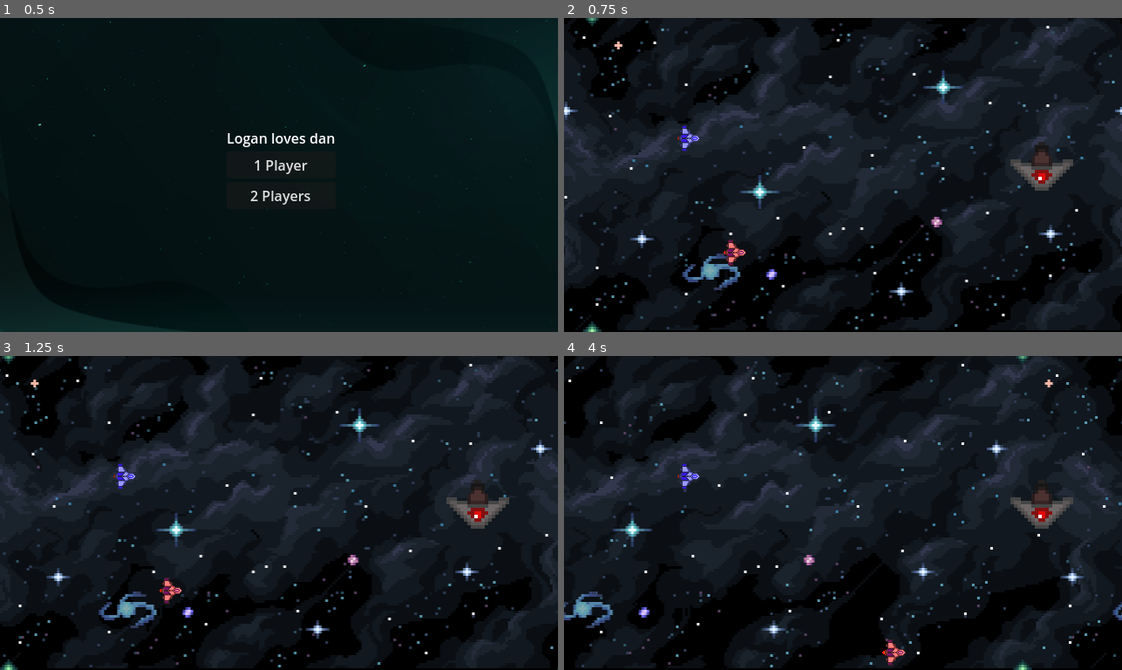
Above: before the commit, frames 1-4 (two rows, left to right).
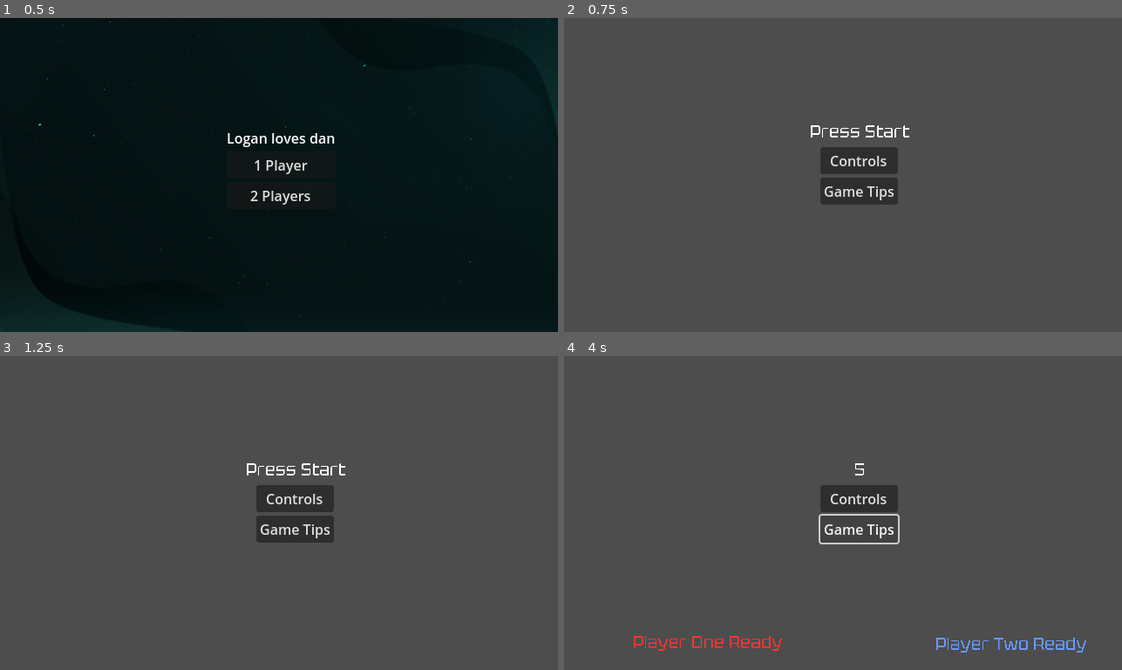
Above: after the commit, the same moments.

Repository: IsThisShadow/DogeFire-Duo
Game: Godot game, scene res://MainMenu.tscn
Same seed, same stepped clock (60 frames per second), same inputs: the game is played once before the commit and once after it.
Inputs (mouse positions are in pixels of both pictures, inside the frame that each line leads up to):
- Up to frame 1 (0.5 s): no input
- Up to frame 2 (0.75 s): click "2 Players" at 0.5 s
- Up to frame 3 (1.25 s): no input
- Up to frame 4 (4 s): click (859, 497) at 1.25 s, where only the run after the commit has a clickable "Controls"; click (859, 528) at 2 s, where only the run after the commit has a clickable "Game Tips"; tap Enter at 2.75 s; hold D (p1_right) 2.78-3.53 s; tap O (p1_start) at 2.85, 3.8 s; tap . (p2_start) at 3.05, 3.6 s; hold S (p1_down) from 3.53 s (still down)

Frame 1 is identical in both runs. In frame 2, 98% of the frame differs, in the area x 0-100%, y 0-100%; in frame 3, 98%; in frame 4, 99%.

Commit message:
Added more Gui

Diff:
--- a/characterBodyP1.tscn
+++ b/characterBodyP1.tscn
@@ -102,11 +102,11 @@
 
 [sub_resource type="AnimationLibrary" id="AnimationLibrary_dd465"]
 _data = {
-"Death_p1": SubResource("Animation_44cfe"),
-"Idle_p1": SubResource("Animation_ij6vw"),
-"PermaDeath": SubResource("Animation_h3jpu"),
-"RESET": SubResource("Animation_ghijl"),
-"reviveNeed_p1": SubResource("Animation_4epen")
+&"Death_p1": SubResource("Animation_44cfe"),
+&"Idle_p1": SubResource("Animation_ij6vw"),
+&"PermaDeath": SubResource("Animation_h3jpu"),
+&"RESET": SubResource("Animation_ghijl"),
+&"reviveNeed_p1": SubResource("Animation_4epen")
 }
 
 [sub_resource type="CircleShape2D" id="CircleShape2D_4epen"]
@@ -131,7 +131,7 @@
 
 [node name="AnimationPlayer_p1" type="AnimationPlayer" parent="Sprite_p1"]
 libraries = {
-"": SubResource("AnimationLibrary_dd465")
+&"": SubResource("AnimationLibrary_dd465")
 }
 autoplay = "PermaDeath"
 
--- a/characterBodyP2.tscn
+++ b/characterBodyP2.tscn
@@ -102,11 +102,11 @@
 
 [sub_resource type="AnimationLibrary" id="AnimationLibrary_e6rgf"]
 _data = {
-"Idle_p2": SubResource("Animation_ci73e"),
-"PermaDeath": SubResource("Animation_8h461"),
-"RESET": SubResource("Animation_67u87"),
-"death_p2": SubResource("Animation_e6rgf"),
-"reviveNeed_p2": SubResource("Animation_vhl5d")
+&"Idle_p2": SubResource("Animation_ci73e"),
+&"PermaDeath": SubResource("Animation_8h461"),
+&"RESET": SubResource("Animation_67u87"),
+&"death_p2": SubResource("Animation_e6rgf"),
+&"reviveNeed_p2": SubResource("Animation_vhl5d")
 }
 
 [sub_resource type="CircleShape2D" id="CircleShape2D_ci73e"]
@@ -132,7 +132,7 @@
 
 [node name="AnimationPlayer_p2" type="AnimationPlayer" parent="Sprite_p2"]
 libraries = {
-"": SubResource("AnimationLibrary_e6rgf")
+&"": SubResource("AnimationLibrary_e6rgf")
 }
 
 [node name="CollisionShape2D_p2" type="CollisionPolygon2D" parent="."]
--- a/characterBody_P1.gd
+++ b/characterBody_P1.gd
@@ -4,7 +4,7 @@
 @onready var progress_bar: ProgressBar = $ReviveZone/ReviveProgressBar
 @onready var revive_label: Label = $ReviveLabel
 @onready var revive_count_label: Label = $ReviveCountLabel
-@onready var death_announcement: Label = get_node("/root/Main/DeathAnnouncement")
+@onready var death_announcement: Label = get_node("/root/MainLvl_1/DeathAnnouncement")
 @onready var weapon_container: Node2D = $WeaponContainer
 
 # Weapon system
--- a/characterBody_P2.gd
+++ b/characterBody_P2.gd
@@ -4,7 +4,7 @@
 @onready var progress_bar: ProgressBar = $ReviveZone_p2/ReviveProgressBar_p2
 @onready var revive_label: Label = $ReviveLabel_p2
 @onready var revive_count_label: Label = $ReviveCountLabel_p2
-@onready var death_announcement: Label = get_node("/root/Main/DeathAnnouncement")
+@onready var death_announcement: Label = get_node("/root/MainLvl_1/DeathAnnouncement")
 @onready var revive_timer_label: Label = $ReviveCountdownLabel_p2
 @onready var weapon_container = $WeaponContainer
 @onready var shoot_point = $WeaponContainer/Marker2D
--- /dev/null
+++ b/mainMenu_2.gd
@@ -0,0 +1,76 @@
+extends Control
+
+var p1_ready := false
+var p2_ready := false
+var is_two_player_mode := false
+var countdown_started := false
+
+func _ready():
+	# Hide "Ready!" labels at start
+	$ReadyWrapperP1/ReadyLabelP1.visible = false
+	$ReadyWrapperP2/ReadyLabelP2.visible = false
+
+	# Set red color for P1, blue for P2
+	$ReadyWrapperP1/ReadyLabelP1.add_theme_color_override("font_color", Color(1, 0.2, 0.2))  # Red
+	$ReadyWrapperP2/ReadyLabelP2.add_theme_color_override("font_color", Color(0.4, 0.6, 1.0))  # Blue
+
+	# Set initial label text
+	$VBoxContainer/CountdownWrapper/CountdownLabel.text = "Press Start"
+
+func _process(delta):
+	if countdown_started:
+		return  # Don't allow new inputs once countdown starts
+
+	if Input.is_action_just_pressed("p1_start") and not p1_ready:
+		p1_ready = true
+		$ReadyWrapperP1/ReadyLabelP1.visible = true
+		$ReadyWrapperP1/ReadyAnimatorP1.play("ZoomIn")
+		print("P1 is ready!")
+
+	if is_two_player_mode:
+		if Input.is_action_just_pressed("p2_start") and not p2_ready:
+			p2_ready = true
+			$ReadyWrapperP2/ReadyLabelP2.visible = true
+			$ReadyWrapperP2/ReadyAnimatorP2.play("ZoomIn")
+			print("P2 is ready!")
+
+		if p1_ready and p2_ready:
+			start_countdown()
+	else:
+		if p1_ready:
+			start_countdown()
+
+func start_countdown():
+	countdown_started = true
+	print(">> Starting countdown!")
+	await countdown()
+
+func countdown():
+	for i in range(5, 0, -1):
+		$VBoxContainer/CountdownWrapper/CountdownLabel.text = str(i)
+		$VBoxContainer/CountdownWrapper/CountdownAnimator.play("CountdownPulse")
+		await get_tree().create_timer(1.0).timeout
+
+	$VBoxContainer/CountdownWrapper/CountdownLabel.text = "Starting!"
+	$VBoxContainer/CountdownWrapper/CountdownAnimator.play("CountdownPulse")
+	await get_tree().create_timer(0.5).timeout
+	start_game()
+
+func start_game():
+	print("Both players ready! Starting game...")
+
+	var scene_path = "res://scripts/PlayerScripts/Levels/mainLvl_1.tscn"
+	var packed_scene = load(scene_path)
+
+	if packed_scene:
+		var game_scene = packed_scene.instantiate()
+		game_scene.set_2_players(is_two_player_mode)
+
+		var current = get_tree().current_scene
+		if current:
+			current.queue_free()
+
+		get_tree().get_root().add_child(game_scene)
+		get_tree().current_scene = game_scene
+	else:
+		print("Failed to load scene:", scene_path)
--- /dev/null
+++ b/mainMenu_2.tscn
@@ -0,0 +1,210 @@
+[gd_scene load_steps=12 format=3 uid="uid://c08ttg78rqsvj"]
+
+[ext_resource type="Script" uid="uid://bhrw00eoqlu3q" path="res://mainMenu_2.gd" id="1_tbxbm"]
+[ext_resource type="FontFile" uid="uid://q6c0g5avw7b" path="res://Tektur/Tektur-VariableFont_wdth,wght.ttf" id="2_20xwr"]
+
+[sub_resource type="Animation" id="Animation_tbxbm"]
+resource_name = "CountdownPulse"
+length = 0.5
+step = 0.1
+tracks/0/type = "value"
+tracks/0/imported = false
+tracks/0/enabled = true
+tracks/0/path = NodePath("CountdownWrapper:scale")
+tracks/0/interp = 1
+tracks/0/loop_wrap = true
+tracks/0/keys = {
+"times": PackedFloat32Array(0, 0.1, 0.3, 0.5),
+"transitions": PackedFloat32Array(1, 1, 1, 1),
+"update": 0,
+"values": [Vector2(1, 1), Vector2(1.4, 1.4), Vector2(0.9, 0.9), Vector2(1, 1)]
+}
+
+[sub_resource type="Animation" id="Animation_20xwr"]
+length = 0.001
+tracks/0/type = "value"
+tracks/0/imported = false
+tracks/0/enabled = true
+tracks/0/path = NodePath("CountdownWrapper:scale")
+tracks/0/interp = 1
+tracks/0/loop_wrap = true
+tracks/0/keys = {
+"times": PackedFloat32Array(0),
+"transitions": PackedFloat32Array(1),
+"update": 0,
+"values": [Vector2(1, 1)]
+}
+
+[sub_resource type="AnimationLibrary" id="AnimationLibrary_80tsv"]
+_data = {
+&"CountdownPulse": SubResource("Animation_tbxbm"),
+&"RESET": SubResource("Animation_20xwr")
+}
+
+[sub_resource type="Animation" id="Animation_80tsv"]
+resource_name = "ZoomIn"
+tracks/0/type = "value"
+tracks/0/imported = false
+tracks/0/enabled = true
+tracks/0/path = NodePath("ReadyWrapperP1:scale")
+tracks/0/interp = 1
+tracks/0/loop_wrap = true
+tracks/0/keys = {
+"times": PackedFloat32Array(0, 0.2, 0.4),
+"transitions": PackedFloat32Array(1, 1, 1),
+"update": 0,
+"values": [Vector2(0.9, 0.9), Vector2(1.05, 1.05), Vector2(1, 1)]
+}
+
+[sub_resource type="Animation" id="Animation_otx5p"]
+length = 0.001
+tracks/0/type = "value"
+tracks/0/imported = false
+tracks/0/enabled = true
+tracks/0/path = NodePath("ReadyWrapperP1:scale")
+tracks/0/interp = 1
+tracks/0/loop_wrap = true
+tracks/0/keys = {
+"times": PackedFloat32Array(0),
+"transitions": PackedFloat32Array(1),
+"update": 0,
+"values": [Vector2(0.9, 0.9)]
+}
+
+[sub_resource type="AnimationLibrary" id="AnimationLibrary_njjfu"]
+_data = {
+&"RESET": SubResource("Animation_otx5p"),
+&"ZoomIn": SubResource("Animation_80tsv")
+}
+
+[sub_resource type="Animation" id="Animation_njjfu"]
+resource_name = "ZoomIn"
+tracks/0/type = "value"
+tracks/0/imported = false
+tracks/0/enabled = true
+tracks/0/path = NodePath("..:scale")
+tracks/0/interp = 1
+tracks/0/loop_wrap = true
+tracks/0/keys = {
+"times": PackedFloat32Array(0, 0.2, 0.4),
+"transitions": PackedFloat32Array(1, 1, 1),
+"update": 0,
+"values": [Vector2(0.9, 0.9), Vector2(1.05, 1.05), Vector2(1, 1)]
+}
+
+[sub_resource type="Animation" id="Animation_tudwm"]
+length = 0.001
+tracks/0/type = "value"
+tracks/0/imported = false
+tracks/0/enabled = true
+tracks/0/path = NodePath("..:scale")
+tracks/0/interp = 1
+tracks/0/loop_wrap = true
+tracks/0/keys = {
+"times": PackedFloat32Array(0),
+"transitions": PackedFloat32Array(1),
+"update": 0,
+"values": [Vector2(0.9, 0.9)]
+}
+
+[sub_resource type="AnimationLibrary" id="AnimationLibrary_2tw83"]
+_data = {
+&"RESET": SubResource("Animation_tudwm"),
+&"ZoomIn": SubResource("Animation_njjfu")
+}
+
+[node name="MainMenu_2" type="Control"]
+layout_mode = 3
+anchors_preset = 15
+anchor_right = 1.0
+anchor_bottom = 1.0
+grow_horizontal = 2
+grow_vertical = 2
+script = ExtResource("1_tbxbm")
+
+[node name="Background" type="TextureRect" parent="."]
+layout_mode = 0
+offset_right = 40.0
+offset_bottom = 40.0
+
+[node name="VBoxContainer" type="VBoxContainer" parent="."]
+layout_mode = 1
+anchors_preset = -1
+anchor_right = 0.062
+anchor_bottom = 0.056
+offset_left = 294.0
+offset_top = 148.0
+offset_right = 294.32
+offset_bottom = 165.84
+alignment = 1
+
+[node name="CountdownWrapper" type="Node2D" parent="VBoxContainer"]
+
+[node name="CountdownAnimator" type="AnimationPlayer" parent="VBoxContainer/CountdownWrapper"]
+root_node = NodePath("../..")
+libraries = {
+&"": SubResource("AnimationLibrary_80tsv")
+}
+
+[node name="CountdownLabel" type="Label" parent="VBoxContainer/CountdownWrapper"]
+offset_left = -12.0
+offset_top = -31.0
+offset_right = 559.0
+offset_bottom = 99.0
+scale = Vector2(0.2, 0.2)
+theme_override_fonts/font = ExtResource("2_20xwr")
+theme_override_font_sizes/font_size = 100
+text = "Press Start"
+horizontal_alignment = 1
+vertical_alignment = 1
+
+[node name="ControlButton" type="Button" parent="VBoxContainer"]
+layout_mode = 2
+text = "Controls
+"
+
+[node name="TipsButton" type="Button" parent="VBoxContainer"]
+layout_mode = 2
+text = "Game Tips"
+
+[node name="ReadyWrapperP1" type="Node2D" parent="."]
+scale = Vector2(0.9, 0.9)
+
+[node name="ReadyLabelP1" type="Label" parent="ReadyWrapperP1"]
+offset_left = 79.0
+offset_top = 315.0
+offset_right = 935.0
+offset_bottom = 445.0
+scale = Vector2(0.2, 0.2)
+theme_override_fonts/font = ExtResource("2_20xwr")
+theme_override_font_sizes/font_size = 100
+text = "Player One Ready"
+horizontal_alignment = 1
+vertical_alignment = 1
+
+[node name="ReadyAnimatorP1" type="AnimationPlayer" parent="ReadyWrapperP1"]
+root_node = NodePath("../..")
+libraries = {
+&"": SubResource("AnimationLibrary_njjfu")
+}
+
+[node name="ReadyWrapperP2" type="Node2D" parent="."]
+scale = Vector2(0.9, 0.9)
+
+[node name="ReadyLabelP2" type="Label" parent="ReadyWrapperP2"]
+offset_left = 426.0
+offset_top = 317.0
+offset_right = 1293.0
+offset_bottom = 447.0
+scale = Vector2(0.2, 0.2)
+theme_override_fonts/font = ExtResource("2_20xwr")
+theme_override_font_sizes/font_size = 100
+text = "Player Two Ready"
+horizontal_alignment = 1
+vertical_alignment = 1
+
+[node name="ReadyAnimatorP2" type="AnimationPlayer" parent="ReadyWrapperP2"]
+root_node = NodePath("../ReadyLabelP2")
+libraries = {
+&"": SubResource("AnimationLibrary_2tw83")
+}
--- a/main_menu.gd
+++ b/main_menu.gd
@@ -8,27 +8,18 @@
 	$VBoxContainer/TwoPlayerButton.pressed.connect(_on_two_player)
 
 func _on_one_player():
-	_load_game_scene(false)
+	_load_ready_screen(false)
 
 func _on_two_player():
-	_load_game_scene(true)
+	_load_ready_screen(true)
 
-func _load_game_scene(is_two_player: bool):
-	var scene_path = "res://scripts/PlayerScripts/Levels/main.tscn"
-	var packed_scene = load(scene_path)
+func _load_ready_screen(is_two_player: bool):
+	var menu2_scene = preload("res://mainMenu_2.tscn").instantiate()
+	menu2_scene.is_two_player_mode = is_two_player
 
-	if packed_scene:
-		var game_scene = packed_scene.instantiate()
+	var current = get_tree().current_scene
+	if current:
+		current.queue_free()
 
-		# Set player mode BEFORE adding to the tree
-		game_scene.set_2_players(is_two_player)
-
-		# Swap scene
-		var current = get_tree().current_scene
-		if current:
-			current.queue_free()
-
-		get_tree().get_root().add_child(game_scene)
-		get_tree().current_scene = game_scene
-	else:
-		print(" Failed to load scene:", scene_path)
+	get_tree().get_root().add_child(menu2_scene)
+	get_tree().current_scene = menu2_scene
--- a/project.godot
+++ b/project.godot
@@ -12,7 +12,7 @@
 
 config/name="ArcadeTemplate"
 run/main_scene="res://MainMenu.tscn"
-config/features=PackedStringArray("4.3", "GL Compatibility")
+config/features=PackedStringArray("4.4", "GL Compatibility")
 config/icon="res://icon.svg"
 
 [display]
--- a/scripts/PlayerScripts/Levels/main.gd
+++ b/scripts/PlayerScripts/Levels/main.gd
@@ -5,10 +5,13 @@
 func set_2_players(enable: bool):
 	is_two_player_mode = enable
 	print(">> Player mode set to:", is_two_player_mode)
+	_setup_players()  # Moved logic here so it's triggered after the flag is set
 
 func _ready():
 	print(">> Scene loaded, 2P mode is:", is_two_player_mode)
+	# No longer runs setup here — it's triggered by set_2_players()
 
+func _setup_players():
 	if is_two_player_mode:
 		print(">> Enabling Player 2")
 		$CharacterBodyP2.visible = true
--- a/scripts/PlayerScripts/Levels/main.tscn
+++ /dev/null
@@ -1,65 +0,0 @@
-[gd_scene load_steps=10 format=3 uid="uid://cm8btmccrf7sc"]
-
-[ext_resource type="Script" path="res://scripts/PlayerScripts/Levels/main.gd" id="1_01l5a"]
-[ext_resource type="PackedScene" uid="uid://b44ebn5xhv34r" path="res://characterBodyP1.tscn" id="1_65p6l"]
-[ext_resource type="Texture2D" uid="uid://bvccngnd3tt2b" path="res://2D Space Parallax Backgrounds/layers/black_bg.png" id="2_qfvo7"]
-[ext_resource type="Script" path="res://scripts/PlayerScripts/Levels/parallax_background.gd" id="3_bmpxu"]
-[ext_resource type="Texture2D" uid="uid://b71b1etq41ye2" path="res://2D Space Parallax Backgrounds/layers/nebula.png" id="3_o266y"]
-[ext_resource type="Texture2D" uid="uid://60hvkelfx71c" path="res://2D Space Parallax Backgrounds/layers/small_stars.png" id="4_dlc5f"]
-[ext_resource type="Texture2D" uid="uid://diwt20qjdcldu" path="res://2D Space Parallax Backgrounds/layers/big_stars.png" id="5_rxhl5"]
-[ext_resource type="PackedScene" uid="uid://ckmiuk6k2658l" path="res://characterBodyP2.tscn" id="6_dgjr4"]
-[ext_resource type="PackedScene" uid="uid://wosei8oo5blp" path="res://EnemyTest.tscn" id="8_tgfvg"]
-
-[node name="Main" type="Node2D"]
-script = ExtResource("1_01l5a")
-
-[node name="EnemyTest" parent="." instance=ExtResource("8_tgfvg")]
-position = Vector2(548, 174)
-
-[node name="CharacterBodyP1" parent="." instance=ExtResource("1_65p6l")]
-position = Vector2(195, 269)
-
-[node name="CharacterBodyP2" parent="." instance=ExtResource("6_dgjr4")]
-position = Vector2(142, 138)
-
-[node name="ParallaxBackground" type="ParallaxBackground" parent="."]
-script = ExtResource("3_bmpxu")
-
-[node name="ParallaxLayer" type="ParallaxLayer" parent="ParallaxBackground"]
-motion_scale = Vector2(0.25, 1)
-motion_mirroring = Vector2(640, 0)
-
-[node name="Sprite2D" type="Sprite2D" parent="ParallaxBackground/ParallaxLayer"]
-texture = ExtResource("2_qfvo7")
-centered = false
-
-[node name="ParallaxLayer2" type="ParallaxLayer" parent="ParallaxBackground"]
-motion_scale = Vector2(0.5, 1)
-motion_mirroring = Vector2(640, 0)
-
-[node name="Sprite2D" type="Sprite2D" parent="ParallaxBackground/ParallaxLayer2"]
-position = Vector2(-2, -2)
-texture = ExtResource("3_o266y")
-centered = false
-
-[node name="ParallaxLayer3" type="ParallaxLayer" parent="ParallaxBackground"]
-motion_mirroring = Vector2(640, 0)
-
-[node name="Sprite2D" type="Sprite2D" parent="ParallaxBackground/ParallaxLayer3"]
-texture = ExtResource("4_dlc5f")
-centered = false
-
-[node name="ParallaxLayer4" type="ParallaxLayer" parent="ParallaxBackground"]
-motion_scale = Vector2(1.5, 1)
-motion_mirroring = Vector2(640, 0)
-
-[node name="Sprite2D" type="Sprite2D" parent="ParallaxBackground/ParallaxLayer4"]
-texture = ExtResource("5_rxhl5")
-centered = false
-
-[node name="DeathAnnouncement" type="Label" parent="."]
-visible = false
-offset_right = 40.0
-offset_bottom = 23.0
-text = "Player 1 has died!
-"
--- /dev/null
+++ b/scripts/PlayerScripts/Levels/mainLvl_1.tscn
@@ -0,0 +1,65 @@
+[gd_scene load_steps=10 format=3 uid="uid://cm8btmccrf7sc"]
+
+[ext_resource type="Script" uid="uid://bxfbh3jp80jpv" path="res://scripts/PlayerScripts/Levels/main.gd" id="1_gtmw4"]
+[ext_resource type="PackedScene" uid="uid://wosei8oo5blp" path="res://EnemyTest.tscn" id="2_1dunk"]
+[ext_resource type="PackedScene" uid="uid://b44ebn5xhv34r" path="res://characterBodyP1.tscn" id="3_0w4dj"]
+[ext_resource type="PackedScene" uid="uid://ckmiuk6k2658l" path="res://characterBodyP2.tscn" id="4_f1hde"]
+[ext_resource type="Script" uid="uid://c26mwf8iuyxsg" path="res://scripts/PlayerScripts/Levels/parallax_background.gd" id="5_64ibx"]
+[ext_resource type="Texture2D" uid="uid://bvccngnd3tt2b" path="res://2D Space Parallax Backgrounds/layers/black_bg.png" id="6_ghm68"]
+[ext_resource type="Texture2D" uid="uid://b71b1etq41ye2" path="res://2D Space Parallax Backgrounds/layers/nebula.png" id="7_dcip6"]
+[ext_resource type="Texture2D" uid="uid://60hvkelfx71c" path="res://2D Space Parallax Backgrounds/layers/small_stars.png" id="8_pk2n4"]
+[ext_resource type="Texture2D" uid="uid://diwt20qjdcldu" path="res://2D Space Parallax Backgrounds/layers/big_stars.png" id="9_wvqud"]
+
+[node name="MainLvl_1" type="Node2D"]
+script = ExtResource("1_gtmw4")
+
+[node name="EnemyTest" parent="." instance=ExtResource("2_1dunk")]
+position = Vector2(548, 174)
+
+[node name="CharacterBodyP1" parent="." instance=ExtResource("3_0w4dj")]
+position = Vector2(195, 269)
+
+[node name="CharacterBodyP2" parent="." instance=ExtResource("4_f1hde")]
+position = Vector2(142, 138)
+
+[node name="ParallaxBackground" type="ParallaxBackground" parent="."]
+script = ExtResource("5_64ibx")
+
+[node name="ParallaxLayer" type="ParallaxLayer" parent="ParallaxBackground"]
+motion_scale = Vector2(0.25, 1)
+motion_mirroring = Vector2(640, 0)
+
+[node name="Sprite2D" type="Sprite2D" parent="ParallaxBackground/ParallaxLayer"]
+texture = ExtResource("6_ghm68")
+centered = false
+
+[node name="ParallaxLayer2" type="ParallaxLayer" parent="ParallaxBackground"]
+motion_scale = Vector2(0.5, 1)
+motion_mirroring = Vector2(640, 0)
+
+[node name="Sprite2D" type="Sprite2D" parent="ParallaxBackground/ParallaxLayer2"]
+position = Vector2(-2, -2)
+texture = ExtResource("7_dcip6")
+centered = false
+
+[node name="ParallaxLayer3" type="ParallaxLayer" parent="ParallaxBackground"]
+motion_mirroring = Vector2(640, 0)
+
+[node name="Sprite2D" type="Sprite2D" parent="ParallaxBackground/ParallaxLayer3"]
+texture = ExtResource("8_pk2n4")
+centered = false
+
+[node name="ParallaxLayer4" type="ParallaxLayer" parent="ParallaxBackground"]
+motion_scale = Vector2(1.5, 1)
+motion_mirroring = Vector2(640, 0)
+
+[node name="Sprite2D" type="Sprite2D" parent="ParallaxBackground/ParallaxLayer4"]
+texture = ExtResource("9_wvqud")
+centered = false
+
+[node name="DeathAnnouncement" type="Label" parent="."]
+visible = false
+offset_right = 40.0
+offset_bottom = 23.0
+text = "Player 1 has died!
+"
Not shown: 1 places in FloatingText.tscn that only renumber resources
Not shown: 1 places in Scenes/Weapon1.tscn that only renumber resources
Not shown: 1 places in Scenes/test.tscn that only renumber resources
Not shown, changed: Tektur/Tektur-VariableFont_wdth,wght.ttf.import
Not shown, changed: Tektur/static/Tektur-Black.ttf.import
Not shown, changed: Tektur/static/Tektur-Bold.ttf.import
Not shown, changed: Tektur/static/Tektur-ExtraBold.ttf.import
Not shown, changed: Tektur/static/Tektur-Medium.ttf.import
Not shown, changed: Tektur/static/Tektur-Regular.ttf.import
Not shown, changed: Tektur/static/Tektur-SemiBold.ttf.import
Not shown, changed: Tektur/static/Tektur_Condensed-Black.ttf.import
Not shown, changed: Tektur/static/Tektur_Condensed-Bold.ttf.import
(and 14 more such lines)
